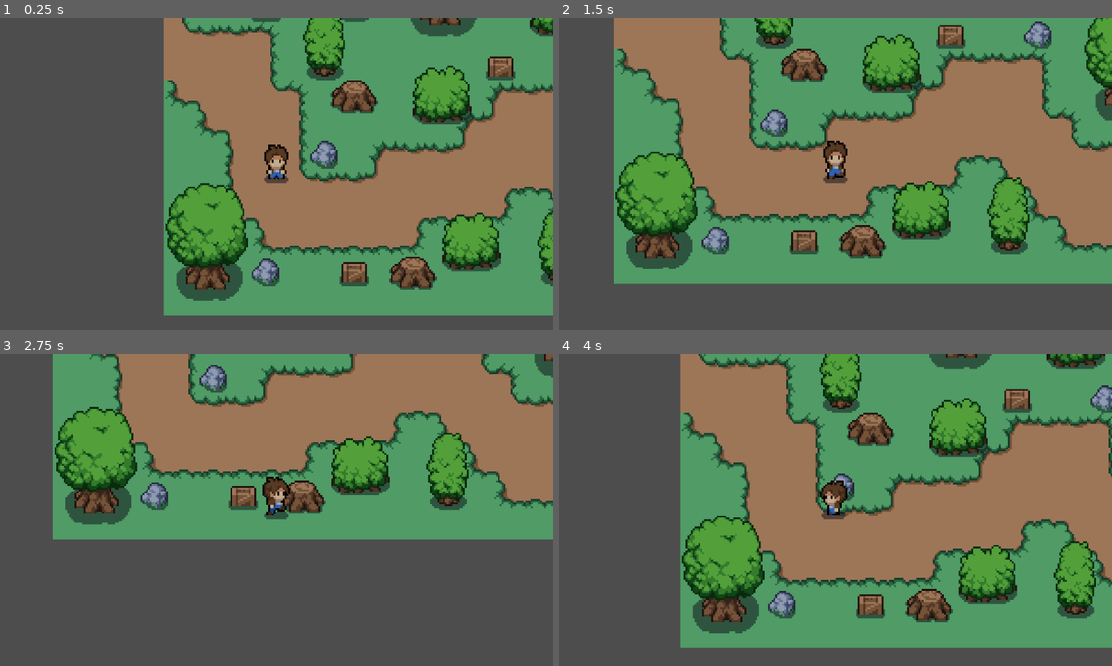
Above: before the commit, frames 1-4 (two rows, left to right).
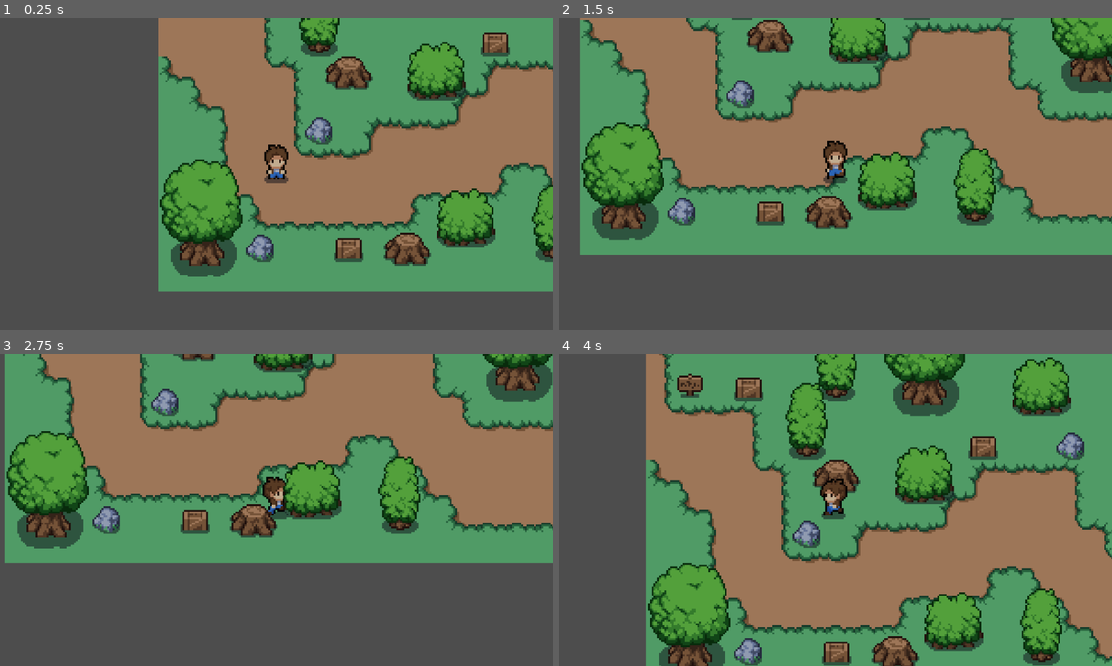
Above: after the commit, the same moments.

Repository: zyguel/Isekai-Pixelated-2D
Game: Godot game, scene res://scenes/world.tscn
Two runs of this game, one before a commit and one after it. Both use one fixed random seed, a clock stepped at 60 frames per second and the inputs below. This scene is started directly instead of the project's main scene.
Inputs:
- Up to frame 1 (0.25 s): no input
- Up to frame 2 (1.5 s): hold Right (ui_right) 0.53-1.28 s; tap E (attack, bound only after the commit) at 0.6, 1.35 s; hold Down (ui_down) from 1.28 s (still down)
- Up to frame 3 (2.75 s): release Down (ui_down) at 2.03 s; hold Right (ui_right) from 2.03 s (still down); tap E (attack, bound only after the commit) at 2.1 s
- Up to frame 4 (4 s): release Right (ui_right) at 2.78 s; hold Up (ui_up) 2.78-3.53 s; tap E (attack, bound only after the commit) at 2.85, 3.6 s; hold Left (ui_left) from 3.53 s (still down)

The runs differ from the first frame. In frame 1, 34% of the frame differs, in the area x 28-100%, y 0-96%; in frame 2, 50%; in frame 3, 44%; in frame 4, 61%, in the area x 15-100%, y 0-100%.

Commit message:
Implemented Combat System with Major bug fixes
Some Minor bugs will be fixed as soon as possbile - Zyguel

Diff:
--- /dev/null
+++ b/Control.gd
@@ -0,0 +1,5 @@
+extends Control
+
+
+# Called when the node enters the scene tree for the first time.
+func _ready():
--- a/project.godot
+++ b/project.godot
@@ -15,10 +15,22 @@
 config/features=PackedStringArray("4.1", "Mobile")
 config/icon="res://icon.svg"
 
+[autoload]
+
+global="*res://scripts/global.gd"
+
 [display]
 
 window/stretch/scale=3.8
 
+[input]
+
+attack={
+"deadzone": 0.49,
+"events": [Object(InputEventKey,"resource_local_to_scene":false,"resource_name":"","device":-1,"window_id":0,"alt_pressed":false,"shift_pressed":false,"ctrl_pressed":false,"meta_pressed":false,"pressed":false,"keycode":0,"physical_keycode":69,"key_label":0,"unicode":101,"echo":false,"script":null)
+]
+}
+
 [rendering]
 
 textures/canvas_textures/default_texture_filter=0
--- a/scenes/enemy.gd
+++ /dev/null
@@ -1,21 +0,0 @@
-extends CharacterBody2D
-
-var speed = 48
-var player_chase = false
-var player = null
-
-func _ready():
-	$AnimatedSprite2D.play("idle")
-
-func _physics_process(delta):
-	if player_chase:
-		position += (player.position - position)/speed
-		$AnimatedSprite2D.play("walk")
-
-func _on_detection_area_body_entered(body):
-	player = body
-	player_chase = true
-
-func _on_detection_area_body_exited(body):
-	player = null
-	player_chase = false
--- a/scenes/enemy.tscn
+++ b/scenes/enemy.tscn
@@ -1,6 +1,6 @@
-[gd_scene load_steps=21 format=3 uid="uid://dxfv77ny5cmrp"]
+[gd_scene load_steps=22 format=3 uid="uid://dxfv77ny5cmrp"]
 
-[ext_resource type="Script" path="res://scenes/enemy.gd" id="1_4ldoi"]
+[ext_resource type="Script" path="res://scripts/enemy.gd" id="1_is0t4"]
 [ext_resource type="Texture2D" uid="uid://c5jem3hds3ayi" path="res://art/characters/slime.png" id="1_saexf"]
 
 [sub_resource type="AtlasTexture" id="AtlasTexture_w7gbt"]
@@ -132,9 +132,11 @@
 [sub_resource type="CircleShape2D" id="CircleShape2D_qjige"]
 radius = 6.0
 
+[sub_resource type="CircleShape2D" id="CircleShape2D_7jgaf"]
+
 [node name="enemy" type="CharacterBody2D"]
 collision_layer = 3
-script = ExtResource("1_4ldoi")
+script = ExtResource("1_is0t4")
 
 [node name="AnimatedSprite2D" type="AnimatedSprite2D" parent="."]
 sprite_frames = SubResource("SpriteFrames_vjg4d")
@@ -147,11 +149,24 @@
 collision_mask = 2
 
 [node name="CollisionShape2D" type="CollisionShape2D" parent="detection_area"]
+visibility_layer = 3
 shape = SubResource("CircleShape2D_d5rxg")
 
 [node name="CollisionShape2D" type="CollisionShape2D" parent="."]
 position = Vector2(0, -4)
 shape = SubResource("CircleShape2D_qjige")
 
+[node name="enemy_hitbox" type="Area2D" parent="."]
+position = Vector2(0, -4)
+
+[node name="CollisionShape2D" type="CollisionShape2D" parent="enemy_hitbox"]
+shape = SubResource("CircleShape2D_7jgaf")
+
+[node name="take_damage_cooldown" type="Timer" parent="."]
+wait_time = 0.5
+
 [connection signal="body_entered" from="detection_area" to="." method="_on_detection_area_body_entered"]
 [connection signal="body_exited" from="detection_area" to="." method="_on_detection_area_body_exited"]
+[connection signal="body_entered" from="enemy_hitbox" to="." method="_on_enemy_hitbox_body_entered"]
+[connection signal="body_exited" from="enemy_hitbox" to="." method="_on_enemy_hitbox_body_exited"]
+[connection signal="timeout" from="take_damage_cooldown" to="." method="_on_take_damage_cooldown_timeout"]
--- /dev/null
+++ b/scenes/main_menu.tscn
@@ -0,0 +1,9 @@
+[gd_scene format=3 uid="uid://dtlvo7nuin1tf"]
+
+[node name="Main_menu" type="Control"]
+layout_mode = 3
+anchors_preset = 15
+anchor_right = 1.0
+anchor_bottom = 1.0
+grow_horizontal = 2
+grow_vertical = 2
--- a/scenes/player.tscn
+++ b/scenes/player.tscn
@@ -415,6 +415,9 @@
 
 [sub_resource type="CircleShape2D" id="CircleShape2D_hdsoa"]
 radius = 4.0
+
+[sub_resource type="CircleShape2D" id="CircleShape2D_no14i"]
+radius = 17.0
 
 [node name="player" type="CharacterBody2D"]
 position = Vector2(0, 8)
@@ -434,3 +437,22 @@
 
 [node name="Camera2D" type="Camera2D" parent="."]
 position = Vector2(0, 3)
+
+[node name="player_hitbox" type="Area2D" parent="."]
+
+[node name="CollisionShape2D" type="CollisionShape2D" parent="player_hitbox"]
+position = Vector2(0, -4)
+shape = SubResource("CircleShape2D_no14i")
+
+[node name="attack_cooldown" type="Timer" parent="."]
+wait_time = 0.5
+one_shot = true
+
+[node name="deal_attack_timer" type="Timer" parent="."]
+wait_time = 0.5
+one_shot = true
+
+[connection signal="body_entered" from="player_hitbox" to="." method="_on_player_hitbox_body_entered"]
+[connection signal="body_exited" from="player_hitbox" to="." method="_on_player_hitbox_body_exited"]
+[connection signal="timeout" from="attack_cooldown" to="." method="_on_attack_cooldown_timeout"]
+[connection signal="timeout" from="deal_attack_timer" to="." method="_on_deal_attack_timer_timeout"]
--- a/scenes/world.tscn
+++ b/scenes/world.tscn
@@ -230,7 +230,8 @@
 layer_2/tile_data = PackedInt32Array(262150, 655362, 7, 262163, 655362, 7, 24, 655362, 7, 655368, 655362, 7, 9, 2, 5, 2 …(312 unchanged characters)…
 
 [node name="player" parent="." instance=ExtResource("4_5s708")]
-position = Vector2(61, 112)
+position = Vector2(64, 125)
 
 [node name="enemy" parent="." instance=ExtResource("5_8qmls")]
+visibility_layer = 3
 position = Vector2(313, 130)
--- /dev/null
+++ b/scripts/enemy.gd
@@ -0,0 +1,66 @@
+extends CharacterBody2D
+#MOVEMENT
+var speed = 40
+var player_chase = false
+var player = null
+
+
+#COMBAT VARIABLES
+var health = 100
+var player_inattack_zone = false
+var can_take_damage = true
+
+
+func _ready():
+	$AnimatedSprite2D.play("idle")
+
+func _physics_process(delta):
+	deal_with_damage()
+
+	if player_chase:
+		position += (player.position - position)/speed
+		$AnimatedSprite2D.play("walk")
+		#if player goes to left
+		if(player.position.x - position.x) < 0:
+			$AnimatedSprite2D.flip_h = true
+		#goes to right
+		else:
+			$AnimatedSprite2D.flip_h = false
+	else:
+		$AnimatedSprite2D.play("idle")
+
+
+func _on_detection_area_body_entered(body):
+	player = body
+	player_chase = true
+
+func _on_detection_area_body_exited(body):
+	player = null
+	player_chase = false
+
+func enemy():
+	pass
+
+
+func _on_enemy_hitbox_body_entered(body):
+	if body.has_method("player"):
+		player_inattack_zone = true
+
+
+func _on_enemy_hitbox_body_exited(body):
+	if body.has_method("player"):
+		player_inattack_zone = false
+
+func deal_with_damage():
+	if player_inattack_zone and global.player_current_attack == true:
+		if can_take_damage == true:
+			health = health - 20
+			$take_damage_cooldown.start()
+			can_take_damage = false
+			print("slime health =", health)
+			if health <= 0:
+				self.queue_free()
+
+
+func _on_take_damage_cooldown_timeout():
+	can_take_damage = true
--- /dev/null
+++ b/scripts/global.gd
@@ -0,0 +1,3 @@
+extends Node
+
+var player_current_attack = false
--- a/scripts/player.gd
+++ b/scripts/player.gd
@@ -1,6 +1,15 @@
 extends CharacterBody2D
 
-const speed = 80;
+#COMBAT VARIABLES
+var enemy_inattack_range = false
+var enemy_attack_cooldown = true
+var health = 160
+var player_alive = true
+
+var attack_ip = false
+
+#MOVEMENT
+const speed = 100;
 var current_dir = "none" # no direction; Global variable
 
 func _ready():
@@ -8,6 +17,15 @@
 
 func _physics_process(delta):
 	player_movement(delta)
+	enemy_attack()
+	attack()
+
+	if health <= 0:
+		player_alive = false #go back to menu/respawn etc
+		health = 0
+		print("player is dead")
+		self.queue_free() # do not implement if we go to menu
+
 
 func player_movement(delta):
 
@@ -48,25 +66,101 @@
 			if movement == 1:
 				anim.play("side_walk")
 			elif movement == 0:
-				anim.play("side_idle")
+				if attack_ip == false:
+					anim.play("side_idle")
 
 		if dir == "left":
 			anim.flip_h = true
 			if movement == 1:
 				anim.play("side_walk")
 			elif movement == 0:
-				anim.play("side_idle")
+				if attack_ip == false:
+					anim.play("side_idle")
 
 		if dir == "down":
 			anim.flip_h = false
 			if movement == 1:
 				anim.play("front_walk")
 			elif movement == 0:
-				anim.play("front_idle")
+				if attack_ip == false:
+					anim.play("front_idle")
 
 		if dir == "up":
 			anim.flip_h = false
 			if movement == 1:
 				anim.play("back_walk")
 			elif movement == 0:
-				anim.play("back_idle")
+				if attack_ip == false:
+					anim.play("back_idle")
+
+func player():
+	pass
+
+
+
+func _on_player_hitbox_body_entered(body):
+	if body.has_method("enemy"):
+		enemy_inattack_range = true
+
+
+
+func _on_player_hitbox_body_exited(body):
+	if body.has_method("enemy"):
+		enemy_inattack_range = false
+
+func enemy_attack():
+	if enemy_inattack_range and enemy_attack_cooldown == true:
+		health = health - 20
+		enemy_attack_cooldown = false
+		$attack_cooldown.start()
+		print(health)
+
+
+func _on_attack_cooldown_timeout():
+	enemy_attack_cooldown = true
+
+
+func attack():
+	var dir = current_dir
+
+	if Input.is_action_just_pressed("attack"):
+		global.player_current_attack = true
+		attack_ip = true
+		if dir == "right":
+			$AnimatedSprite2D.flip_h = false
+			$AnimatedSprite2D.play("side_attack")
+			$deal_attack_timer.start()
+		if dir == "left":
+			$AnimatedSprite2D.flip_h = true
+			$AnimatedSprite2D.play("side_attack")
+			$deal_attack_timer.start()
+		if dir == "down":
+			$AnimatedSprite2D.play("front_attack")
+			$deal_attack_timer.start()
+		if dir == "up":
+			$AnimatedSprite2D.play("back_attack")
+			$deal_attack_timer.start()
+
+
+func _on_deal_attack_timer_timeout():
+	$deal_attack_timer.stop()
+	global.player_current_attack = false
+	attack_ip = false
+	#IMPLEMENTED THIS TO PREVENT ANIMATION BUGGING
+	#ENFORCE ANIMATION AFTER TIMEOUT
+	#APPLICABLE TO GODOT 4.3.4 NOV. 2023 - ZYGUEL
+	var dir = current_dir
+
+	if dir == "right":
+		$AnimatedSprite2D.flip_h = false
+		$AnimatedSprite2D.play("side_idle")
+
+	if dir == "left":
+		$AnimatedSprite2D.flip_h = true
+		$AnimatedSprite2D.play("side_idle")
+
+	if dir == "down":
+		$AnimatedSprite2D.play("front_idle")
+
+	if dir == "up":
+		$AnimatedSprite2D.play("back_idle")
Not shown: 1 places in scenes/player.tscn that only renumber resources
Not shown, added: backgrounds/background.ogv
